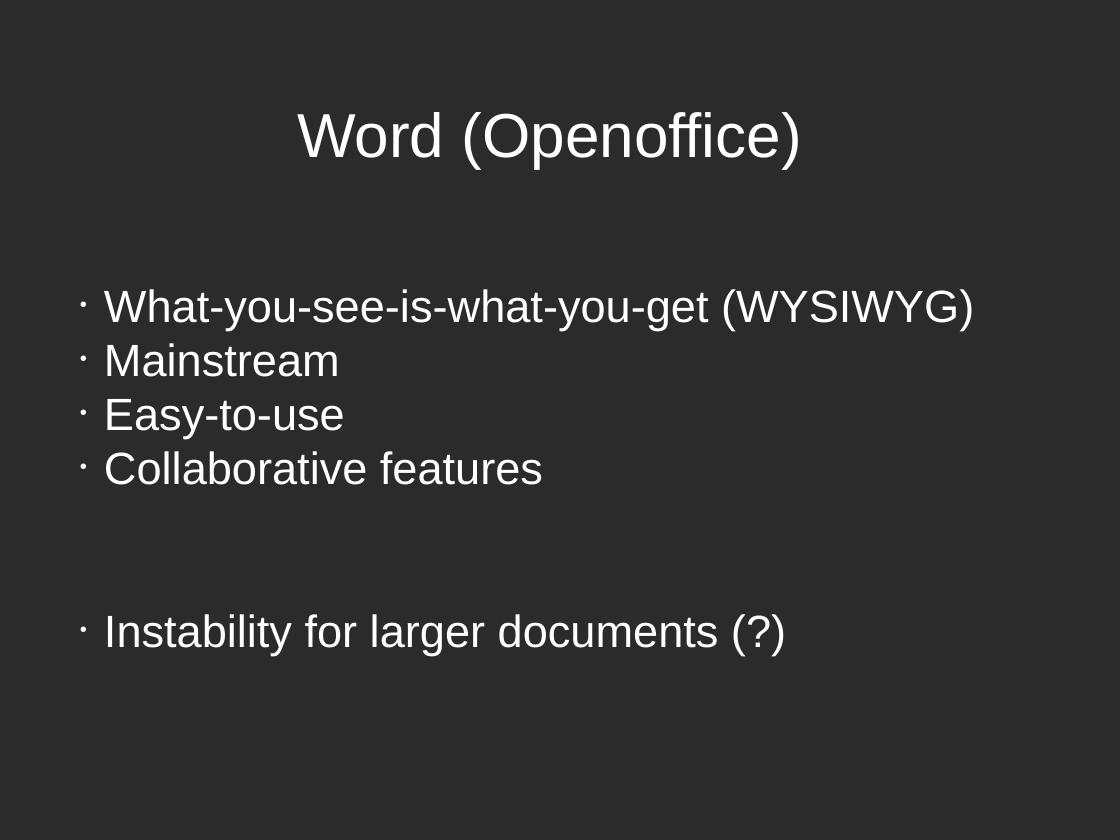
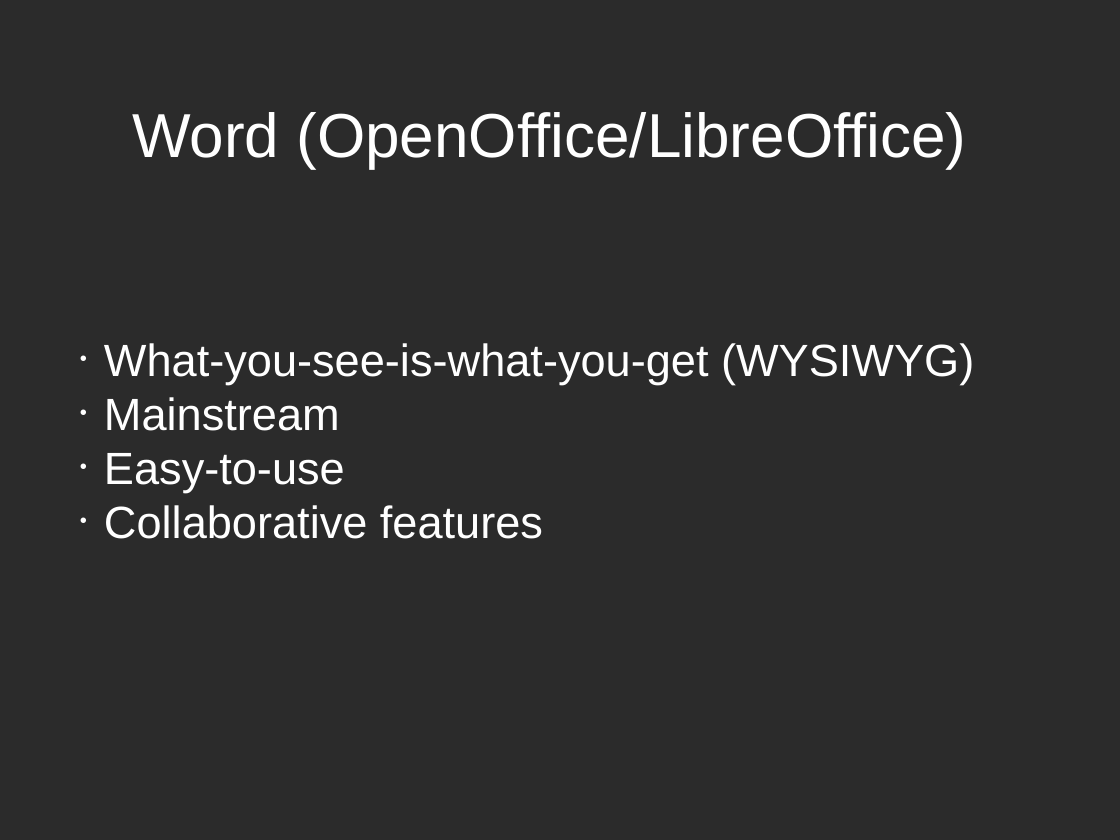
Before and after one commit to mikehulluk/IntroductionToResearchComputing, a slide deck: slide 4 of Wk7/PreparingReports.odp. Drawn at 1120x840 pixels with LibreOffice and Linux fonts; fonts in the diff are those of the drawing; background and template pictures are left out; a plain dark background stands for a picture behind light text. Boxes give left, top, right and bottom in pixels: in the first picture for what was removed or moved away, otherwise in the second. Text is boxed around its words. In the diff, an @@ line names an element or a change of style, - is before the commit and + after.

Commit message:
added three slides about office suites

```diff
--- a/Wk7/PreparingReports.odp
+++ b/Wk7/PreparingReports.odp
@@ title at <box>132,112,966,169</box>: text changed @@
-Word (Openoffice)
+Word (OpenOffice/LibreOffice)
@@ subtitle at <box>104,614,719,655</box>: paragraph removed @@
-• Instability for larger documents (?)
```
Also in this commit, not shown: 2 slides added.
